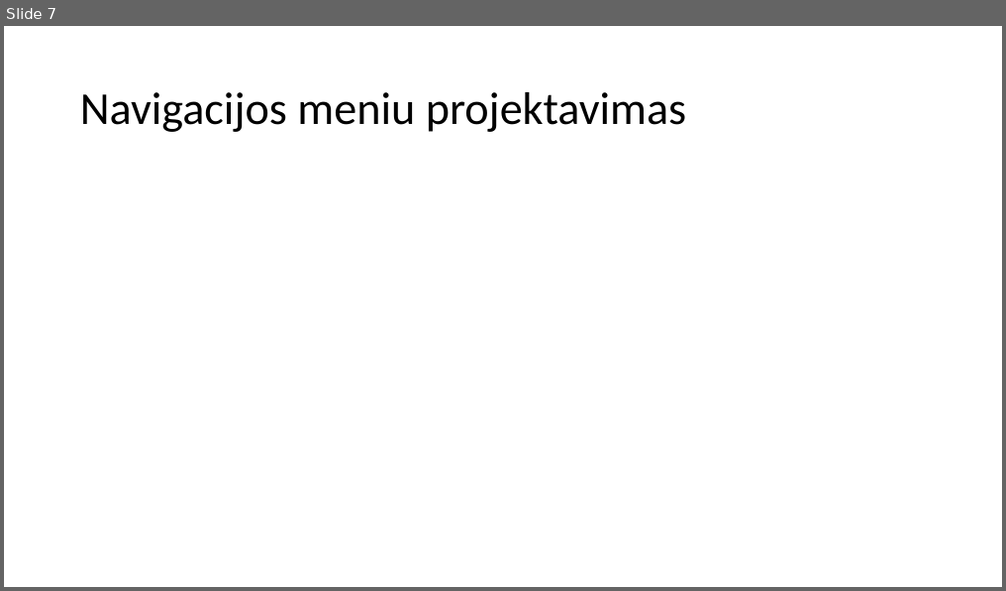
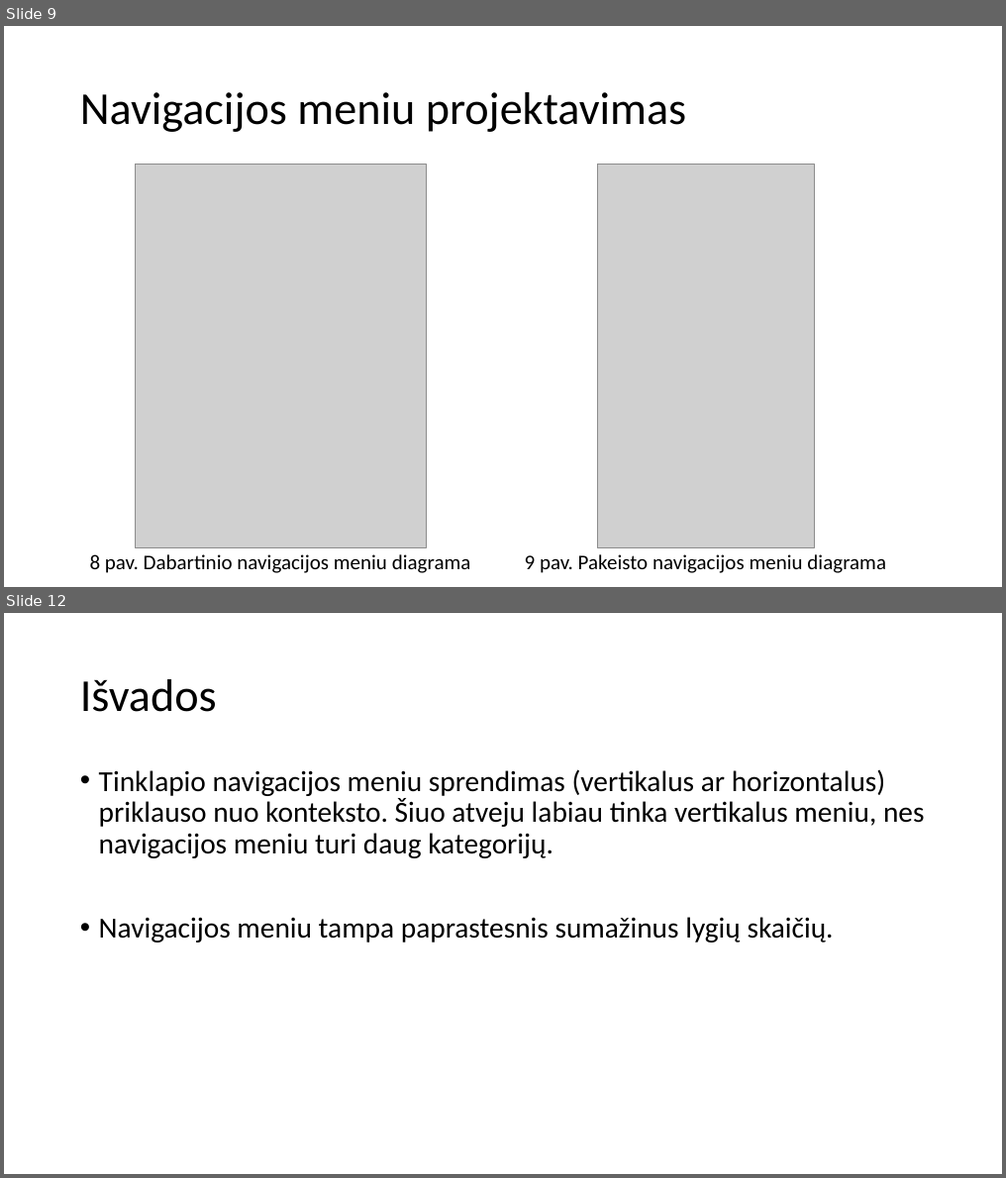
Before and after one commit to Steror/Projektinis-darbas, a slide deck: Atsiskaitymas/Projektinio pristatymas.pptx. Shown one above the other, each under a label of ours: slide 7 before the commit, slides 9 and 12 after it; the slides between them are not shown. The pictures are 1006x591 and 1006x1178 pixels, drawn with LibreOffice and Linux fonts; fonts in the diff are those of the drawing; grey boxes stand for pictures. Boxes give left, top, right and bottom in pixels: in the first picture for what was removed or moved away, otherwise in the second. Text is boxed around its words. In the diff, an @@ line names an element or a change of style, - is before the commit and + after.

```diff
--- a/Atsiskaitymas/Projektinio pristatymas.pptx
+++ b/Atsiskaitymas/Projektinio pristatymas.pptx
@@ slide 12 added at (4,613,1002,1174), background #FFFFFF @@
@@ title added at (80,679,217,712), 44 pt, text #000000 @@
+Išvados
@@ text added at (99,769,925,943), 28 pt, text #000000 @@
+• Tinklapio navigacijos meniu sprendimas (vertikalus ar horizontalus) priklauso nuo konteksto. Šiuo atveju labiau tinka vertikalus meniu, nes navigacijos meniu turi daug kategorijų.
+• Navigacijos meniu tampa paprastesnis sumažinus lygių skaičių.
@@ what was slide 7 is now slide 9 @@
@@ slide 9 changed as well @@
@@ picture added at (135,164,426,548) @@
@@ picture added at (597,164,814,548) @@
@@ text added at (90,555,471,573), 20 pt, text #000000 @@
+8 pav. Dabartinio navigacijos meniu diagrama
@@ text added at (525,555,886,573), 20 pt, text #000000 @@
+9 pav. Pakeisto navigacijos meniu diagrama
```
Also in this commit, not shown: 6 other slides changed, 4 other slides added, 1 slide removed, 1 other file.
